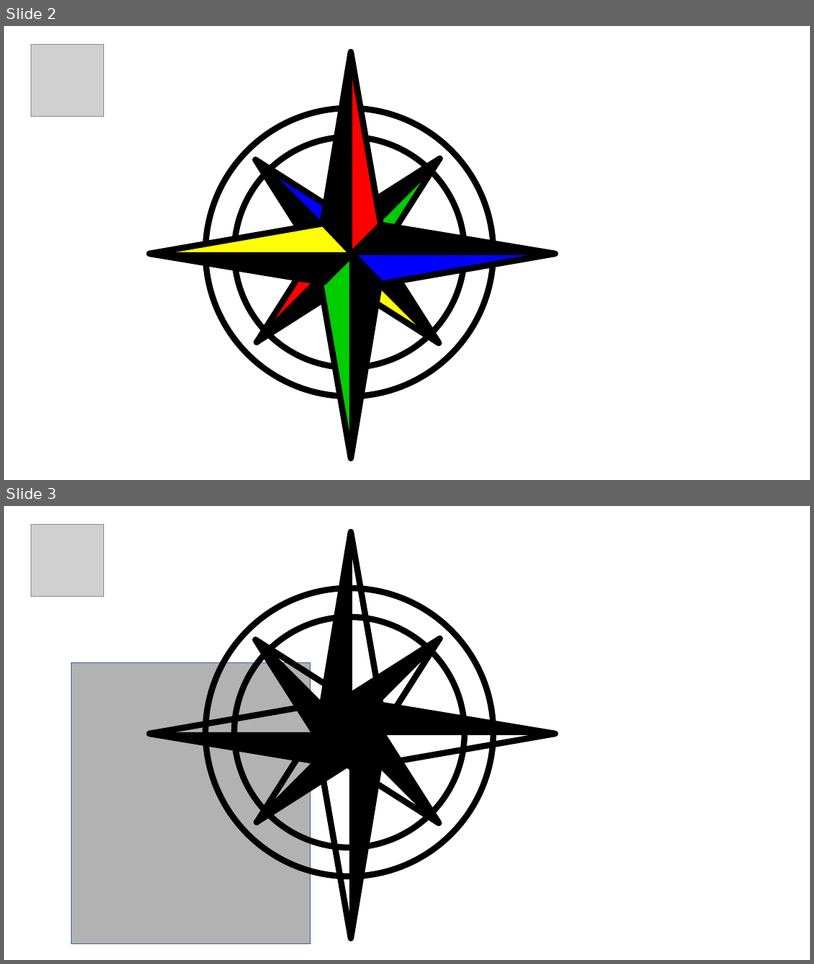
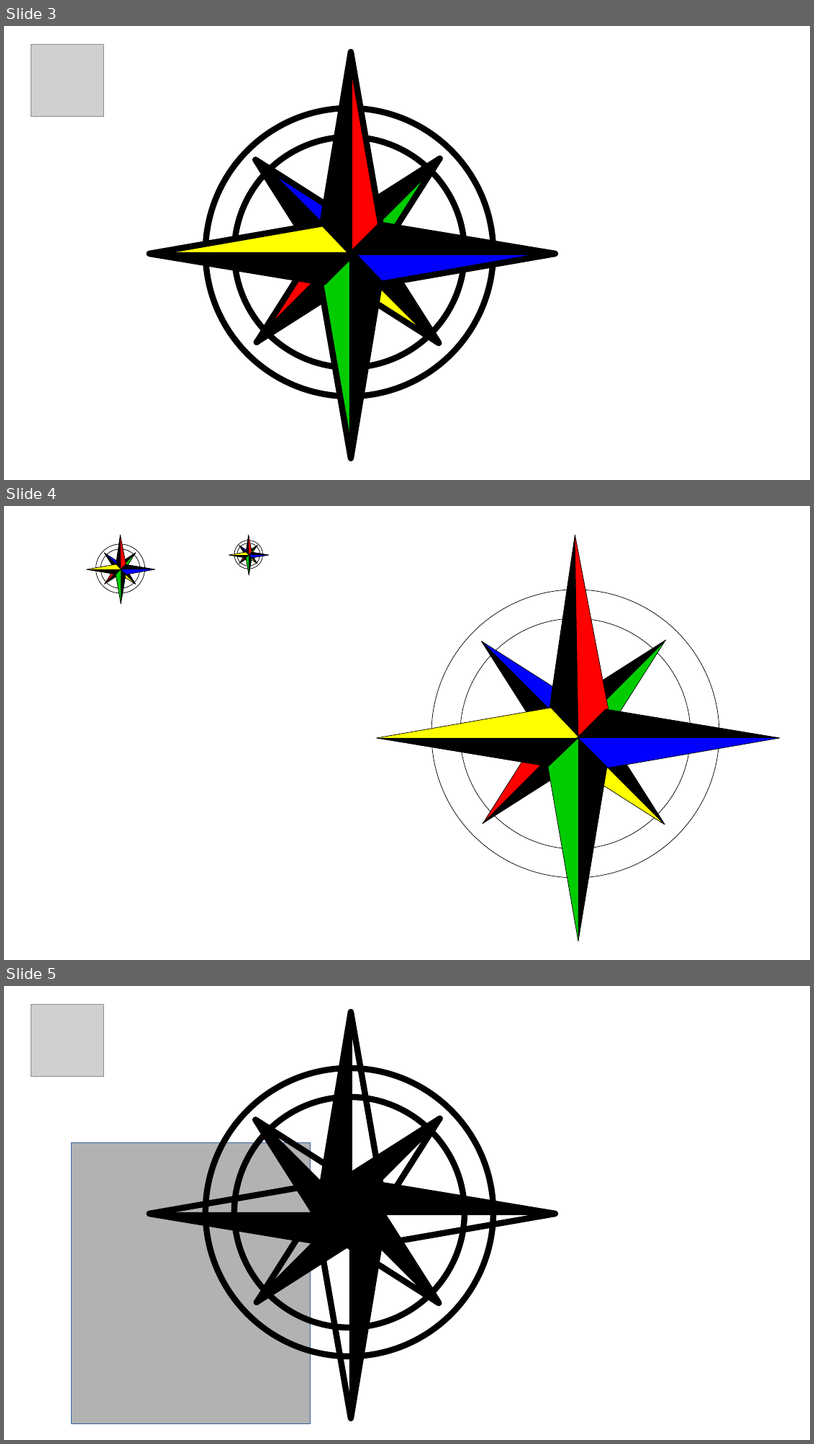
Before and after one commit to stefpo/nort, a slide deck: docs/Logo.odp. Shown one above the other, each under a label of ours: slides 2 and 3 before the commit, slides 3, 4 and 5 after it. The pictures are 814x964 and 814x1444 pixels, drawn with LibreOffice and Linux fonts; fonts in the diff are those of the drawing; grey boxes stand for pictures. Boxes give left, top, right and bottom in pixels: in the first picture for what was removed or moved away, otherwise in the second. Text is boxed around its words. In the diff, an @@ line names an element or a change of style, - is before the commit and + after.

```diff
--- a/docs/Logo.odp
+++ b/docs/Logo.odp
@@ slide 4 added at [4,506,810,960], background #FFFFFF @@
@@ group added at [87,535,154,604]: 8 right triangles, 8 freeform shapes, 2 ellipses @@
@@ group added at [229,535,270,576]: 8 right triangles, 8 freeform shapes, 2 ellipses @@
@@ group added at [376,535,780,942]: 8 right triangles, 8 freeform shapes, 2 ellipses @@
@@ what was slide 2 is now slide 3 @@
@@ what was slide 3 is now slide 5 @@
```
Also in this commit, not shown: 1 other slide added, 7 other files.
